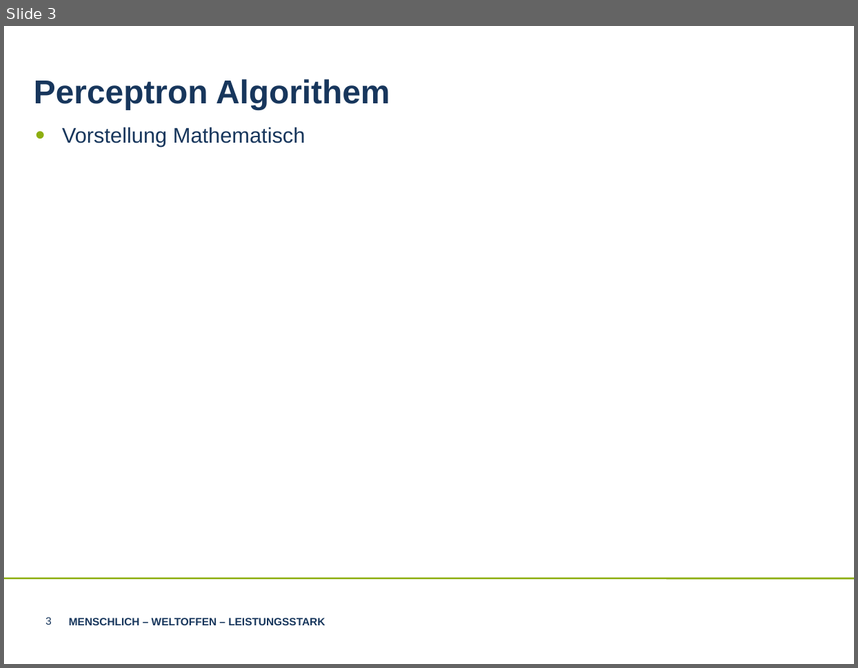
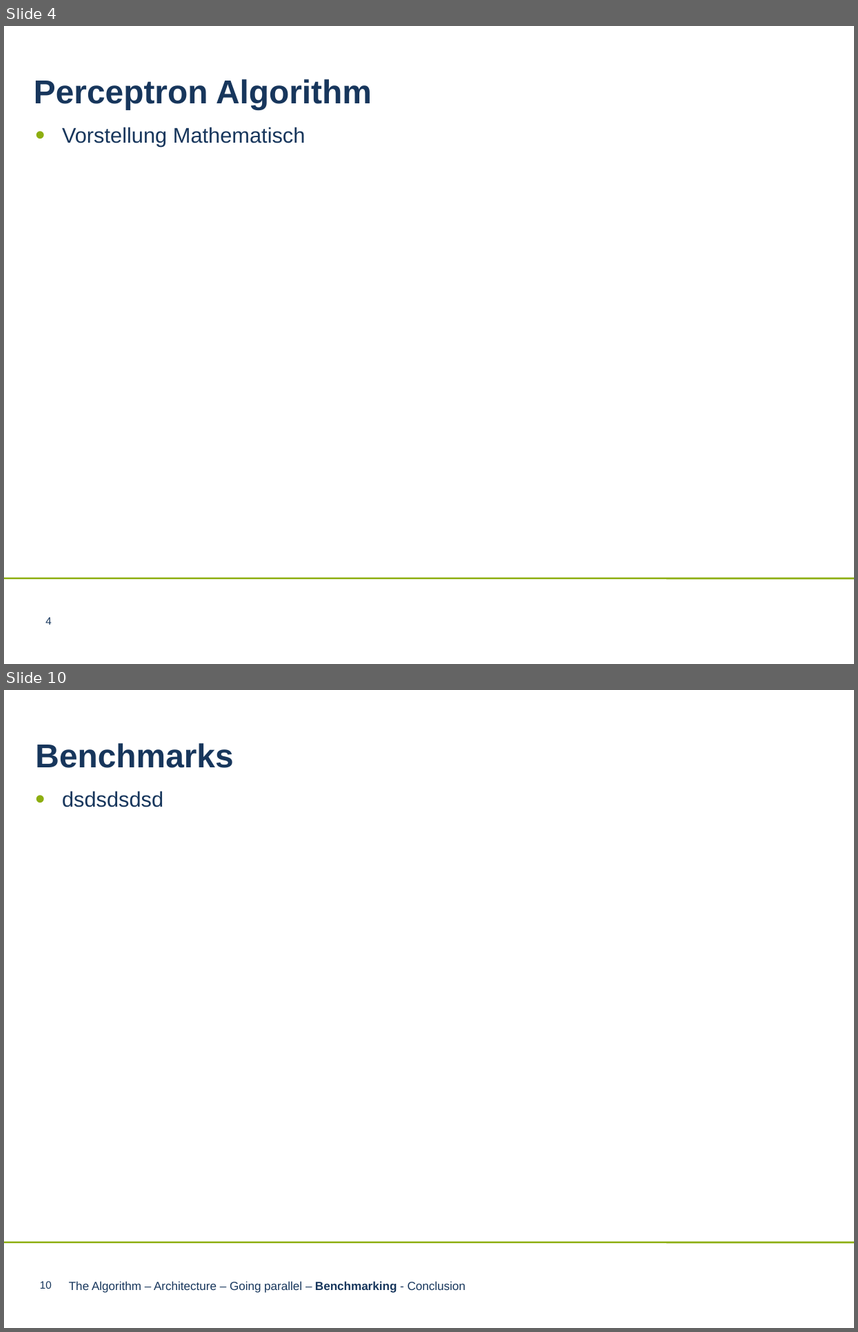
Before and after one commit to LnFlg/Perceptron, a slide deck: Perceptron Algorithem.ppt. Shown one above the other, each under a label of ours: slide 3 before the commit, slides 4 and 10 after it; the slides between them are not shown. The pictures are 858x668 and 858x1332 pixels, drawn with LibreOffice and Linux fonts; fonts in the diff are those of the drawing; background and template pictures are left out. Boxes give left, top, right and bottom in pixels: in the first picture for what was removed or moved away, otherwise in the second. Text is boxed around its words. In the diff, an @@ line names an element or a change of style, - is before the commit and + after.

```diff
--- a/Perceptron Algorithem.ppt
+++ b/Perceptron Algorithem.ppt
@@ slide 10 added at box(4, 690, 854, 1328), background #FFFFFF; not listed: 1 template element that a slide beside it also shows @@
@@ text added at box(35, 743, 233, 768), 28 pt, text #17365C, bold @@
+Benchmarks
@@ text added at box(62, 791, 163, 807), 18 pt, text #17365C @@
+• dsdsdsdsd
@@ page number added at box(40, 1281, 52, 1288), 9 pt, text #17365C @@
+10
@@ text added at box(69, 1281, 466, 1292), 10 pt, text #17365C @@
+The Algorithm – Architecture – Going parallel – Benchmarking - Conclusion
@@ what was slide 3 is now slide 4 @@
@@ slide 4 changed as well @@
@@ text at box(34, 79, 372, 109): text changed @@
-Perceptron Algorithem
+Perceptron Algorithm
@@ page number at box(45, 617, 52, 624): text changed @@
-3
+4
@@ text removed at box(69, 617, 325, 625) @@
-MENSCHLICH – WELTOFFEN – LEISTUNGSSTARK
```
Also in this commit, not shown: 5 other slides changed, 6 other slides added, 6 slides removed, 1 other file.
